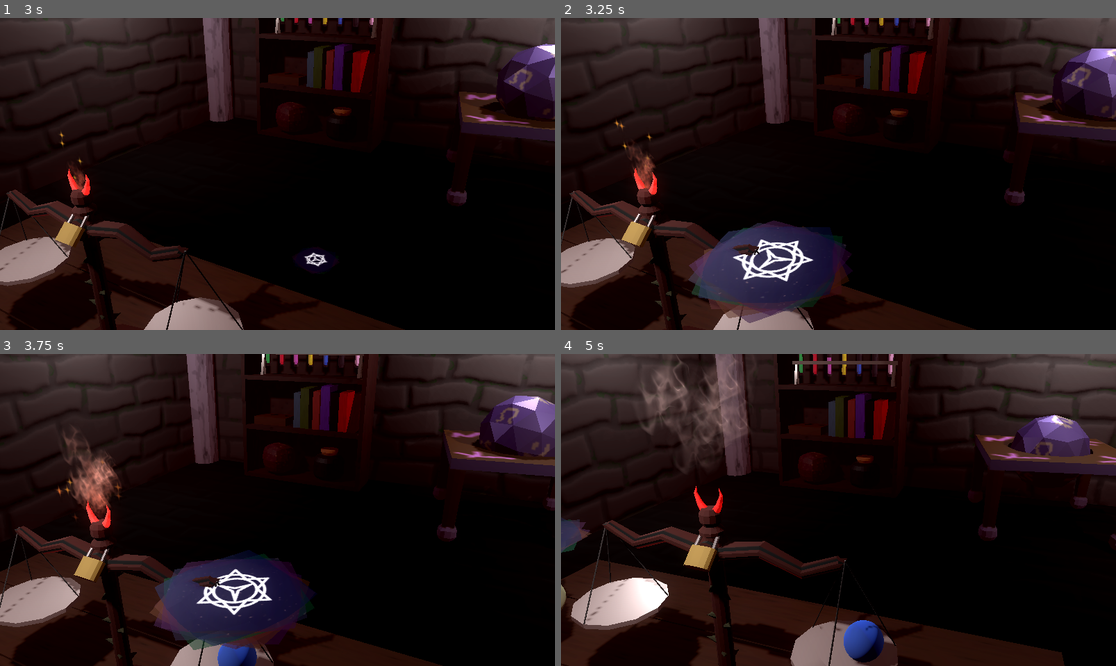
Above: before the commit, frames 1-4 (two rows, left to right).
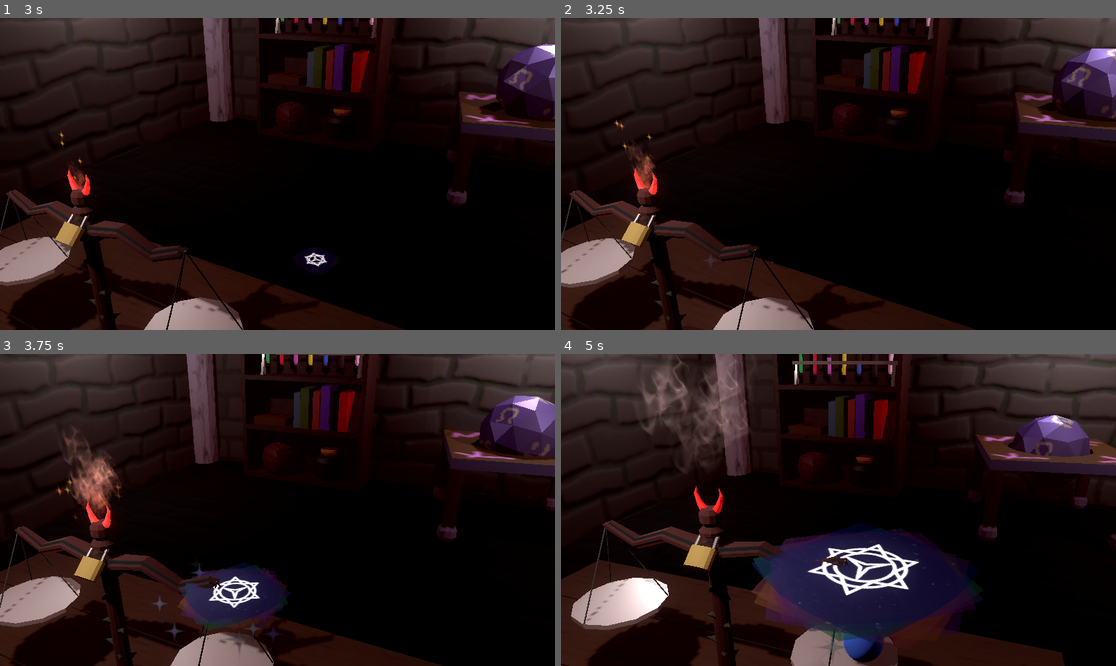
Above: after the commit, the same moments.

Repository: camd67/scale-game
Game: Godot game, scene res://scene/main/main.tscn
Same seed, same stepped clock (60 frames per second), same inputs: the game is played once before the commit and once after it. Sound files missing from this copy of the repository are replaced by a short silence.
Inputs (mouse positions are in pixels of both pictures, inside the frame that each line leads up to):
- Up to frame 1 (3 s): click "Begin Balancing" at 0.5 s; move the mouse to (399, 158) at 1.27 s; click (399, 158) at 1.42 s; drag from (166, 189) to (249, 236) at 2.02 s; move the mouse to (333, 105) at 2.77 s; click (333, 105) at 2.92 s
- Up to frame 2 (3.25 s): no input
- Up to frame 3 (3.75 s): drag from (249, 572) to (111, 463) at 3.52 s
- Up to frame 4 (5 s): move the mouse to (1005, 556) at 4.27 s; click (1005, 556) at 4.42 s

Frame 1 is identical in both runs. In frame 2, 6.5% of the frame differs, in the area x 22-53%, y 64-98%; in frame 3, 5.1%; in frame 4, 12%, in the area x 0-76%, y 52-98%.

Commit message:
add portal juice

Diff:
--- a/scene/main/main.tscn
+++ b/scene/main/main.tscn
@@ -6,10 +6,8 @@
 [ext_resource type="PackedScene" uid="uid://dvfs56lpfukm4" path="res://scene/level_manager/level_manager.tscn" id="2_f8vwc"]
 [ext_resource type="PackedScene" uid="uid://dbr2vgtnsucf0" path="res://scene/grabber/grabber.tscn" id="2_ygo0o"]
 [ext_resource type="Script" path="res://resources/level_definitions/level_definition.gd" id="3_kqovf"]
-[ext_resource type="PackedScene" uid="uid://4ej2b1sscx27" path="res://scene/draggable_entities/debug_box/debug_box.tscn" id="3_ohibm"]
 [ext_resource type="PackedScene" uid="uid://foljia802g4d" path="res://scene/dungeon/scaled_dungeon_living.tscn" id="4_6qt3t"]
 [ext_resource type="Resource" uid="uid://c184kbs4suval" path="res://resources/level_definitions/planets/planets1.tres" id="4_i6wjg"]
-[ext_resource type="PackedScene" uid="uid://d3pwgvo15efba" path="res://scene/draggable_entities/debug_sphere/debug_sphere.tscn" id="4_oldih"]
 [ext_resource type="PackedScene" uid="uid://bhlp8xn50igxa" path="res://scene/flickering_light/flickering_light.tscn" id="5_r3mqi"]
 [ext_resource type="Texture2D" uid="uid://blesrlm3igbkx" path="res://scene/dungeon/fireparticle.png" id="6_xc4fm"]
 [ext_resource type="PackedScene" uid="uid://dt1b4n121yfn5" path="res://scene/measureable_spawner/measureable_spawner.tscn" id="12_ysa5h"]
@@ -243,46 +241,6 @@
 transform = Transform3D(1, 0, 0, 0, 1, 0, 0, 0, 1, -0.00201416, 0.0654683, 0)
 shape = SubResource("BoxShape3D_b3caf")
 
-[node name="DEBUG Test Objects" type="Node3D" parent="."]
-transform = Transform3D(1, 0, 0, 0, 1, 0, 0, 0, 1, -1.71858, 0.856, 1.82476)
-
-[node name="Grabbable" parent="DEBUG Test Objects" instance=ExtResource("3_ohibm")]
-transform = Transform3D(1, 0, 0, 0, 1, 0, 0, 0, 1, -0.626641, 0.101365, 1.19209e-07)
-can_sleep = false
-max_contacts_reported = 0
-
-[node name="Grabbable7" parent="DEBUG Test Objects" instance=ExtResource("3_ohibm")]
-transform = Transform3D(1, 0, 0, 0, 1, 0, 0, 0, 1, 0.418563, 0.261865, 1.19209e-07)
-can_sleep = false
-max_contacts_reported = 0
-is_player_grabbable = false
-
-[node name="Grabbable2" parent="DEBUG Test Objects" instance=ExtResource("3_ohibm")]
-transform = Transform3D(1, 0, 0, 0, 1, 0, 0, 0, 1, -0.549095, 0.226536, 1.19209e-07)
-can_sleep = false
-max_contacts_reported = 0
-
-[node name="Grabbable3" parent="DEBUG Test Objects" instance=ExtResource("3_ohibm")]
-transform = Transform3D(1, 0, 0, 0, 1, 0, 0, 0, 1, -0.500438, 0.0873112, 1.19209e-07)
-can_sleep = false
-max_contacts_reported = 0
-
-[node name="Grabbable4" parent="DEBUG Test Objects" instance=ExtResource("3_ohibm")]
-transform = Transform3D(1, 0, 0, 0, 1, 0, 0, 0, 1, -0.585, 0.283, 0)
-can_sleep = false
-max_contacts_reported = 0
-
-[node name="Grabbable5" parent="DEBUG Test Objects" instance=ExtResource("4_oldih")]
-transform = Transform3D(1, 0, 0, 0, 1, 0, 0, 0, 1, -0.557539, 0.500166, 0)
-can_sleep = false
-max_contacts_reported = 0
-
-[node name="Grabbable6" parent="DEBUG Test Objects" instance=ExtResource("4_oldih")]
-transform = Transform3D(1, 0, 0, 0, 1, 0, 0, 0, 1, 0.278791, 0.322483, 0)
-can_sleep = false
-max_contacts_reported = 0
-is_player_grabbable = false
-
 [node name="TableLeftRespawnPoint" type="Marker3D" parent="."]
 transform = Transform3D(1, 0, 0, 0, 1, 0, 0, 0, 1, -0.597074, 1.93556, 1.8189)
 
--- a/scene/measureable_spawner/measureable_spawner.gd
+++ b/scene/measureable_spawner/measureable_spawner.gd
@@ -1,5 +1,8 @@
 extends Node3D
 class_name Spawner
+
+@onready var portal_spawn_animation_player: AnimationPlayer = $PortalSpawnAnimationPlayer
+@onready var portal_particles: GPUParticles3D = $PortalParticles
 
 @export var level_definition: LevelDefinition
 @export var left_spawn_location: Node3D
@@ -11,6 +14,10 @@
 
 static var grabbable_scene: PackedScene = preload("res://scene/grabbable/grabbable.tscn")
 static var weighable_scene: PackedScene = preload("res://scene/weighable/weighable.tscn")
+
+
+func _ready() -> void:
+	portal_particles.visible = false
 
 
 func _process(delta: float) -> void:
@@ -26,14 +33,17 @@
 
 
 func spawn() -> void:
+	portal_particles.visible = true
 	var left_side_objects := level_definition.left_side
 	var right_side_objects := level_definition.right_side
 
 	var spawning_portal := $SummoningPortalLiving as Node3D
-
 	# Right side spawning
+	spawning_portal.scale = Vector3.ZERO
 	spawning_portal.global_position = right_spawn_location.global_position + (Vector3.UP * .1)
-	await get_tree().create_timer(.25).timeout
+	portal_particles.global_position = spawning_portal.global_position
+	portal_spawn_animation_player.play("spawn_in")
+	await portal_spawn_animation_player.animation_finished
 
 	var i := 1
 	for object in right_side_objects:
@@ -41,21 +51,28 @@
 		spawn_measurable_at_right_location(object, i)
 		i += 1
 
-	await get_tree().create_timer(.5).timeout
-	spawning_portal.visible = false
+	portal_particles.emitting = false
+	await get_tree().create_timer(.25).timeout
+	portal_spawn_animation_player.play_backwards("spawn_in")
+	await portal_spawn_animation_player.animation_finished
+	spawning_portal.scale = Vector3.ZERO
 	await get_tree().create_timer(.5).timeout
 
 	# Left side spawning
 	spawning_portal.global_position = left_spawn_location.global_position + (Vector3.UP * .1)
-	spawning_portal.visible = true
-	await get_tree().create_timer(.25).timeout
+	portal_particles.global_position = spawning_portal.global_position
+	portal_particles.emitting = true
+	portal_spawn_animation_player.play("spawn_in")
+	await portal_spawn_animation_player.animation_finished
 
 	for object in left_side_objects:
 		spawn_measurable_at_left_location(object)
 		await get_tree().create_timer(.25).timeout
 
-	await get_tree().create_timer(.5).timeout
-	spawning_portal.visible = false
+	portal_particles.emitting = false
+	portal_spawn_animation_player.play_backwards("spawn_in")
+	await portal_spawn_animation_player.animation_finished
+	portal_particles.visible = false
 
 
 func spawn_measurable_at_right_location(measureable: Measureable, order: int) -> void:
--- a/scene/measureable_spawner/measureable_spawner.tscn
+++ b/scene/measureable_spawner/measureable_spawner.tscn
@@ -1,8 +1,9 @@
-[gd_scene load_steps=7 format=3 uid="uid://dt1b4n121yfn5"]
+[gd_scene load_steps=18 format=3 uid="uid://dt1b4n121yfn5"]
 
 [ext_resource type="Script" path="res://scene/measureable_spawner/measureable_spawner.gd" id="1_2gq2r"]
 [ext_resource type="Resource" uid="uid://c184kbs4suval" path="res://resources/level_definitions/planets/planets1.tres" id="2_ka5w3"]
 [ext_resource type="PackedScene" uid="uid://cdhb1lr6rcrxl" path="res://scene/measureable_spawner/summoning_portal_living.tscn" id="3_6je63"]
+[ext_resource type="Texture2D" uid="uid://dkjwc273ywh3l" path="res://asset/star_07.png" id="4_4nnkr"]
 
 [sub_resource type="Animation" id="Animation_mw4lc"]
 length = 0.001
@@ -42,6 +43,120 @@
 "rotate_portal": SubResource("Animation_ht153")
 }
 
+[sub_resource type="Animation" id="Animation_k3tav"]
+resource_name = "spawn_in"
+length = 1.25
+tracks/0/type = "bezier"
+tracks/0/imported = false
+tracks/0/enabled = true
+tracks/0/path = NodePath("SummoningPortalLiving:scale:x")
+tracks/0/interp = 1
+tracks/0/loop_wrap = true
+tracks/0/keys = {
+"handle_modes": PackedInt32Array(0, 2, 2),
+"points": PackedFloat32Array(0, -0.25, 0, 0.6, 0.00587866, 1.37173, -0.333333, 0, 0.0555555, 0, 1, -0.0333333, 0.11157, 0, 0),
+"times": PackedFloat32Array(0, 1, 1.16667)
+}
+tracks/1/type = "bezier"
+tracks/1/imported = false
+tracks/1/enabled = true
+tracks/1/path = NodePath("SummoningPortalLiving:scale:y")
+tracks/1/interp = 1
+tracks/1/loop_wrap = true
+tracks/1/keys = {
+"handle_modes": PackedInt32Array(0, 2, 2),
+"points": PackedFloat32Array(0, -0.25, 0, 0.6, 0.000875533, 1.37173, -0.333333, 0, 0.0555555, 0, 1, -0.0333333, 0.114071, 0, 0),
+"times": PackedFloat32Array(0, 1, 1.16667)
+}
+tracks/2/type = "bezier"
+tracks/2/imported = false
+tracks/2/enabled = true
+tracks/2/path = NodePath("SummoningPortalLiving:scale:z")
+tracks/2/interp = 1
+tracks/2/loop_wrap = true
+tracks/2/keys = {
+"handle_modes": PackedInt32Array(0, 2, 2),
+"points": PackedFloat32Array(0, -0.25, 0, 0.6, 0.0033771, 1.37173, -0.333333, 0, 0.0555555, 0, 1, -0.0333333, 0.123297, 0, 0),
+"times": PackedFloat32Array(0, 1, 1.16667)
+}
+
+[sub_resource type="Animation" id="Animation_ly286"]
+length = 0.001
+tracks/0/type = "bezier"
+tracks/0/imported = false
+tracks/0/enabled = true
+tracks/0/path = NodePath("SummoningPortalLiving:scale:x")
+tracks/0/interp = 1
+tracks/0/loop_wrap = true
+tracks/0/keys = {
+"handle_modes": PackedInt32Array(0),
+"points": PackedFloat32Array(1, -0.0005, 0, 0.0005, 0),
+"times": PackedFloat32Array(0)
+}
+tracks/1/type = "bezier"
+tracks/1/imported = false
+tracks/1/enabled = true
+tracks/1/path = NodePath("SummoningPortalLiving:scale:y")
+tracks/1/interp = 1
+tracks/1/loop_wrap = true
+tracks/1/keys = {
+"handle_modes": PackedInt32Array(0),
+"points": PackedFloat32Array(1, -0.0005, 0, 0.0005, 0),
+"times": PackedFloat32Array(0)
+}
+tracks/2/type = "bezier"
+tracks/2/imported = false
+tracks/2/enabled = true
+tracks/2/path = NodePath("SummoningPortalLiving:scale:z")
+tracks/2/interp = 1
+tracks/2/loop_wrap = true
+tracks/2/keys = {
+"handle_modes": PackedInt32Array(0),
+"points": PackedFloat32Array(1, -0.0005, 0, 0.0005, 0),
+"times": PackedFloat32Array(0)
+}
+
+[sub_resource type="AnimationLibrary" id="AnimationLibrary_tmo2m"]
+_data = {
+"RESET": SubResource("Animation_ly286"),
+"spawn_in": SubResource("Animation_k3tav")
+}
+
+[sub_resource type="Curve" id="Curve_ulft7"]
+_data = [Vector2(1e-05, 0), 0.0, 0.0, 0, 0, Vector2(0.265193, 0.665236), 0.0, 0.0, 0, 0, Vector2(0.756906, 0.693133), 0.0, 0.0, 0, 0, Vector2(1, 0), 0.0, 0.0, 0, 0]
+point_count = 4
+
+[sub_resource type="CurveTexture" id="CurveTexture_hfuu4"]
+curve = SubResource("Curve_ulft7")
+
+[sub_resource type="Gradient" id="Gradient_a5ag0"]
+colors = PackedColorArray(0.3916, 0.449747, 0.89, 1, 0.5762, 0.86, 0.69918, 1)
+
+[sub_resource type="GradientTexture1D" id="GradientTexture1D_365q7"]
+gradient = SubResource("Gradient_a5ag0")
+
+[sub_resource type="ParticleProcessMaterial" id="ParticleProcessMaterial_oudhi"]
+emission_shape = 6
+emission_ring_axis = Vector3(0, 1, 0)
+emission_ring_height = 0.01
+emission_ring_radius = 0.2
+emission_ring_inner_radius = 0.0
+gravity = Vector3(0, -0.5, 0)
+scale_min = 0.1
+scale_max = 0.1
+color_initial_ramp = SubResource("GradientTexture1D_365q7")
+alpha_curve = SubResource("CurveTexture_hfuu4")
+
+[sub_resource type="StandardMaterial3D" id="StandardMaterial3D_g8hne"]
+transparency = 1
+vertex_color_use_as_albedo = true
+albedo_texture = ExtResource("4_4nnkr")
+billboard_mode = 1
+billboard_keep_scale = true
+
+[sub_resource type="QuadMesh" id="QuadMesh_g2fwi"]
+material = SubResource("StandardMaterial3D_g8hne")
+
 [node name="MeasureableSpawner" type="Node3D"]
 script = ExtResource("1_2gq2r")
 level_definition = ExtResource("2_ka5w3")
@@ -53,4 +168,15 @@
 }
 autoplay = "rotate_portal"
 
+[node name="PortalSpawnAnimationPlayer" type="AnimationPlayer" parent="."]
+libraries = {
+"": SubResource("AnimationLibrary_tmo2m")
+}
+
+[node name="PortalParticles" type="GPUParticles3D" parent="."]
+transform = Transform3D(0.999417, 0, -0.0341519, 0, 1, 0, 0.0341519, 0, 0.999417, 0, 0, 0)
+amount = 16
+process_material = SubResource("ParticleProcessMaterial_oudhi")
+draw_pass_1 = SubResource("QuadMesh_g2fwi")
+
 [node name="SummoningPortalLiving" parent="." instance=ExtResource("3_6je63")]
--- a/scene/scale/horn_vfx.tres
+++ b/scene/scale/horn_vfx.tres
@@ -142,7 +142,6 @@
 
 }
 "
-graph_offset = Vector2(-670.616, -355.981)
 nodes/vertex/0/position = Vector2(400, 180)
 nodes/vertex/2/node = SubResource("VisualShaderNodeBillboard_5xi8v")
 nodes/vertex/2/position = Vector2(-40, 300)
--- a/scene/scale/scale.tscn
+++ b/scene/scale/scale.tscn
@@ -6,7 +6,7 @@
 [ext_resource type="Material" uid="uid://jdipcr2dyu7u" path="res://scene/scale/Horns.tres" id="3_l060t"]
 [ext_resource type="Script" path="res://scene/scale/horn_vfx.gd" id="5_h4hqj"]
 [ext_resource type="Texture2D" uid="uid://chlnnu67sfp5j" path="res://scene/scale/horn_vfx/flame_03.png" id="6_8m1un"]
-[ext_resource type="Texture2D" uid="uid://dkjwc273ywh3l" path="res://scene/scale/horn_vfx/star_07.png" id="6_qhhns"]
+[ext_resource type="Texture2D" uid="uid://dkjwc273ywh3l" path="res://asset/star_07.png" id="6_qhhns"]
 [ext_resource type="Texture2D" uid="uid://cht5nrafkdxni" path="res://scene/scale/horn_vfx/flame_04.png" id="7_n2xyo"]
 
 [sub_resource type="StandardMaterial3D" id="StandardMaterial3D_vfmsu"]
@@ -558,6 +558,21 @@
 
 [sub_resource type="SphereShape3D" id="SphereShape3D_hdq47"]
 radius = 0.172403
+
+[sub_resource type="Animation" id="Animation_rs2oc"]
+length = 0.001
+tracks/0/type = "value"
+tracks/0/imported = false
+tracks/0/enabled = true
+tracks/0/path = NodePath("Visuals/Stand:surface_material_override/1:emission_energy_multiplier")
+tracks/0/interp = 1
+tracks/0/loop_wrap = true
+tracks/0/keys = {
+"times": PackedFloat32Array(0),
+"transitions": PackedFloat32Array(1),
+"update": 0,
+"values": [1.0]
+}
 
 [sub_resource type="Animation" id="Animation_cv4fq"]
 resource_name = "horn_glow"
@@ -574,21 +589,6 @@
 "transitions": PackedFloat32Array(1, -2, 1),
 "update": 0,
 "values": [3.0, 8.0, 3.0]
-}
-
-[sub_resource type="Animation" id="Animation_rs2oc"]
-length = 0.001
-tracks/0/type = "value"
-tracks/0/imported = false
-tracks/0/enabled = true
-tracks/0/path = NodePath("Visuals/Stand:surface_material_override/1:emission_energy_multiplier")
-tracks/0/interp = 1
-tracks/0/loop_wrap = true
-tracks/0/keys = {
-"times": PackedFloat32Array(0),
-"transitions": PackedFloat32Array(1),
-"update": 0,
-"values": [1.0]
 }
 
 [sub_resource type="Animation" id="Animation_xnx4a"]
Renamed: scene/scale/horn_vfx/star_07.png -> asset/star_07.png
Not shown, changed: asset/star_07.png.import
